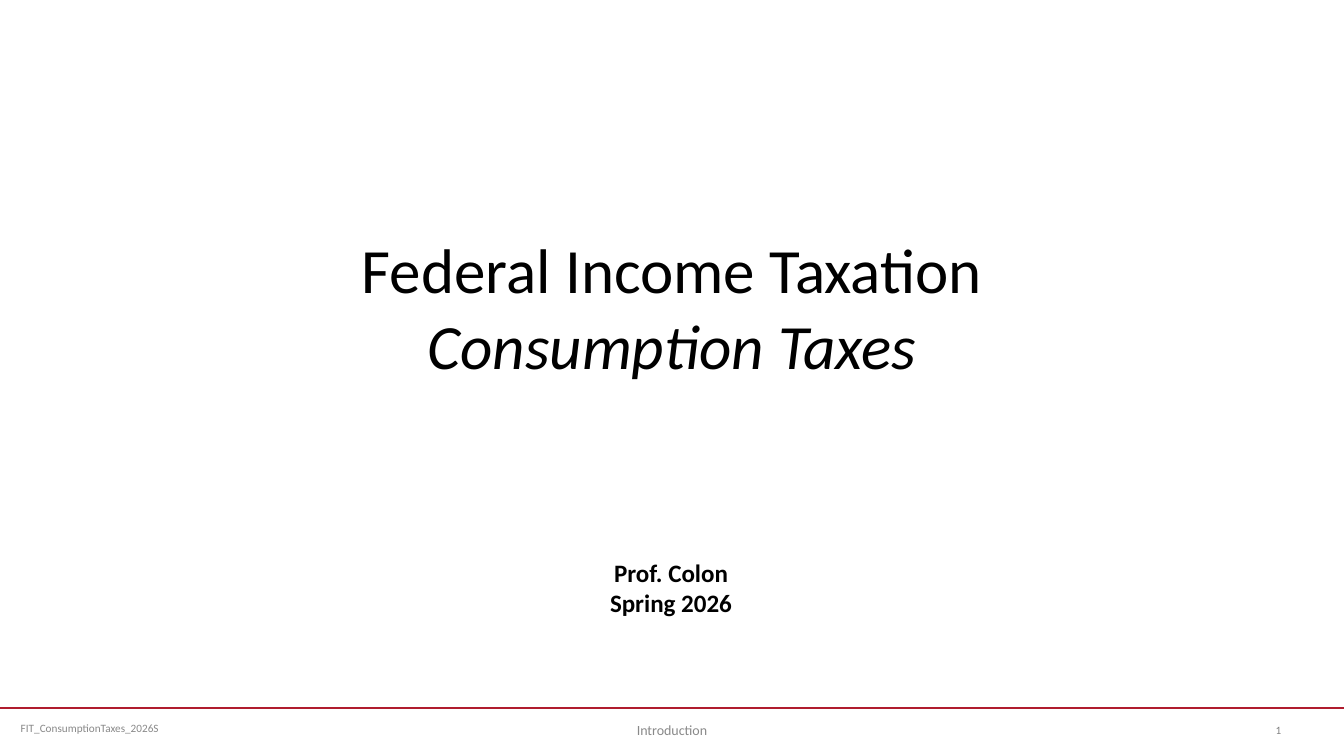
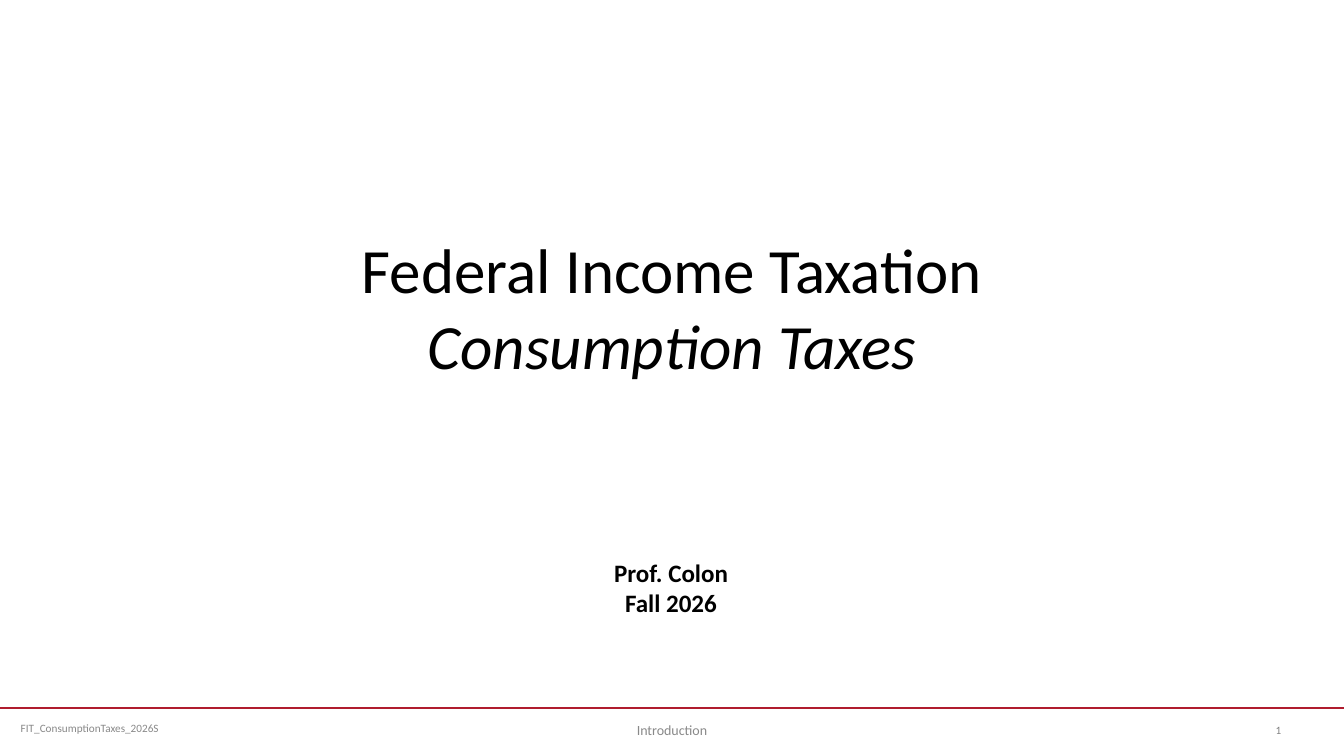
Before and after one commit to jmc877/Fed-Income-Tax, a slide deck: slide 1 of slides/FIT_ConsumptionTaxes_2026S.pptx. Drawn at 1344x756 pixels with LibreOffice and Linux fonts; fonts in the diff are those of the drawing. Boxes give left, top, right and bottom in pixels: in the first picture for what was removed or moved away, otherwise in the second. Text is boxed around its words. In the diff, an @@ line names an element or a change of style, - is before the commit and + after.

```diff
--- a/slides/FIT_ConsumptionTaxes_2026S.pptx
+++ b/slides/FIT_ConsumptionTaxes_2026S.pptx
@@ subtitle at <box>625,594,717,613</box>: text changed @@
-Spring 2026
+Fall 2026
```
Also in this commit, not shown: 2 other files.
